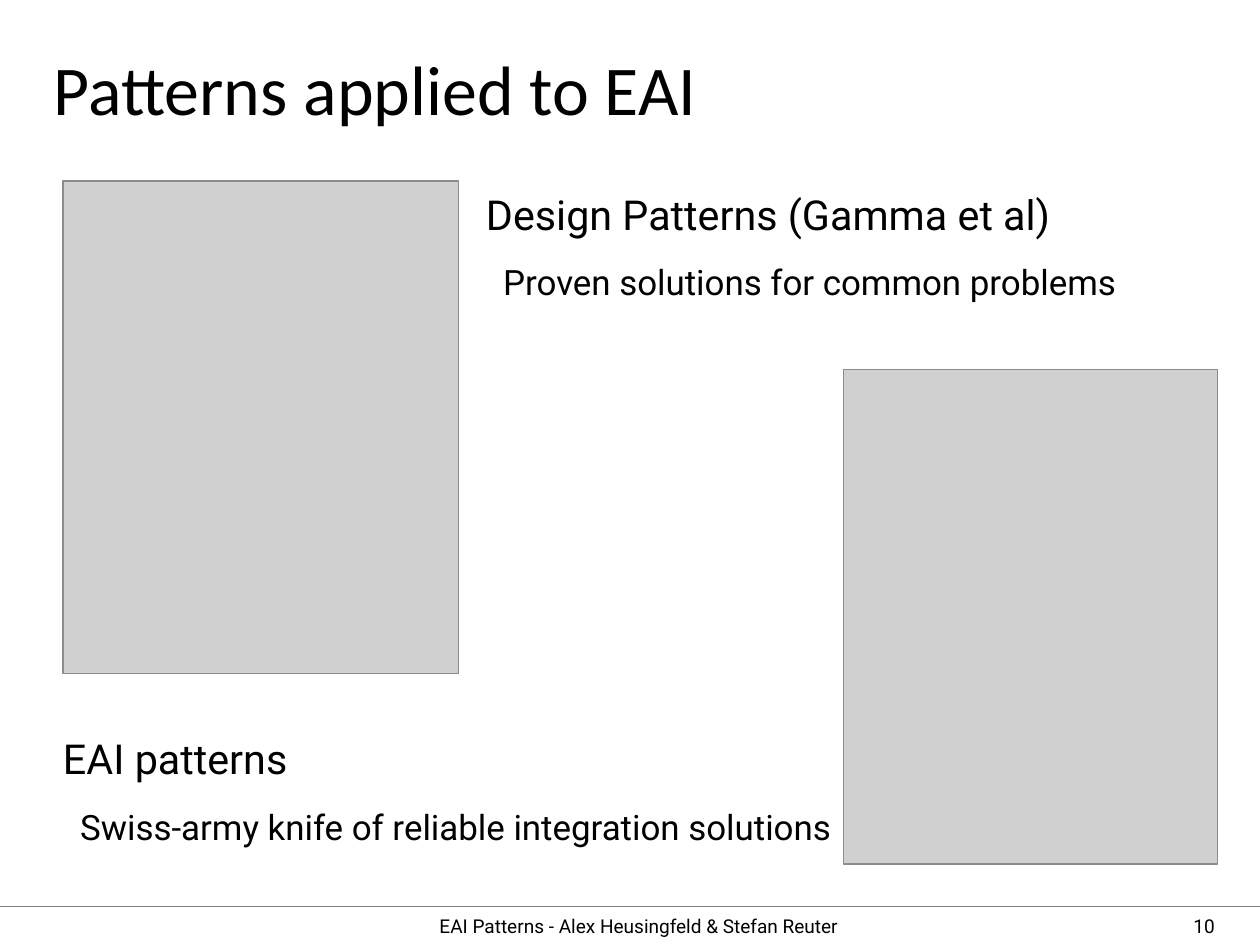
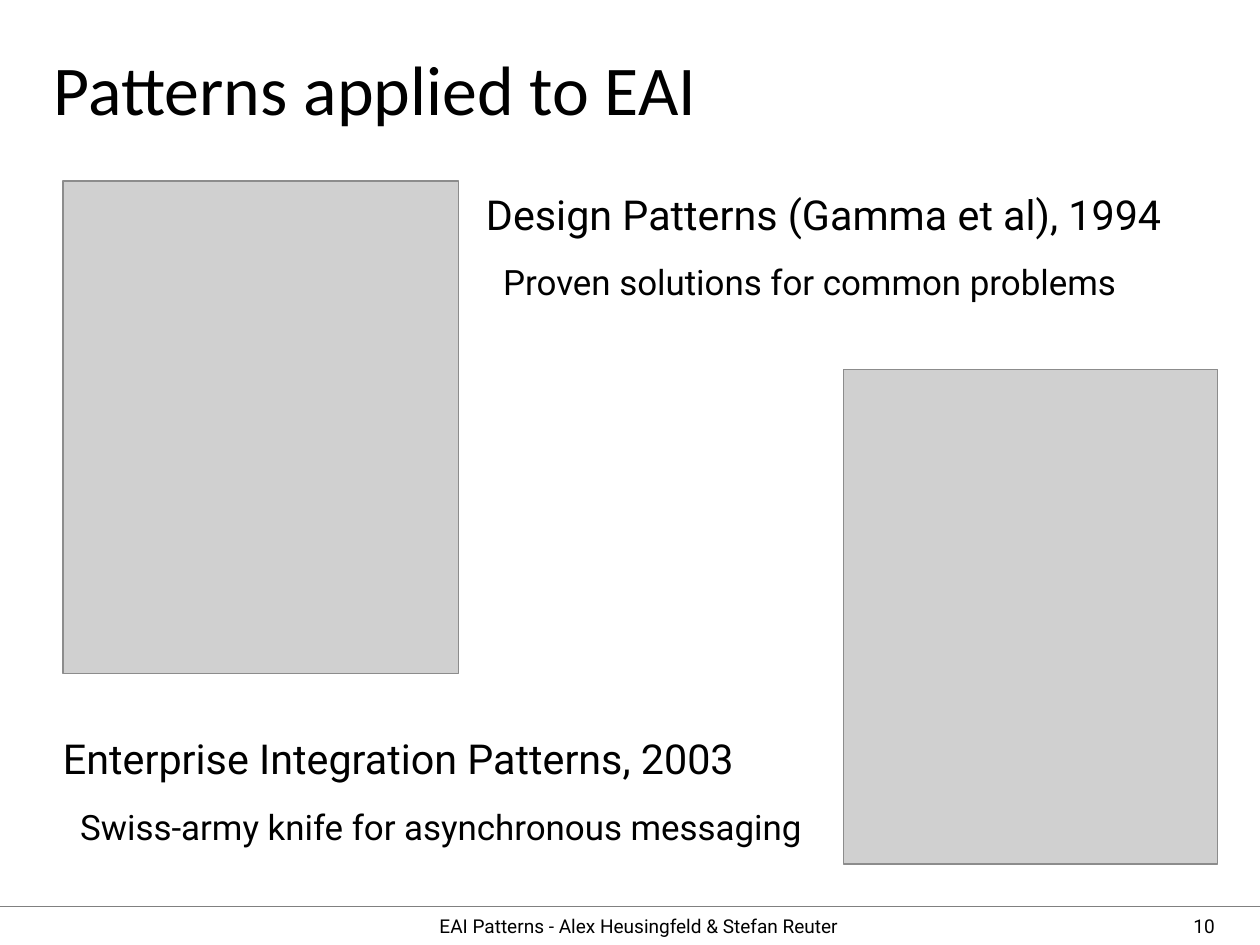
Before and after one commit to aheusingfeld/javaone2012, a slide deck: slide 10 of slides/eai-slides.odp. Drawn at 1260x945 pixels with LibreOffice and Linux fonts; fonts in the diff are those of the drawing; grey boxes stand for pictures. Boxes give left, top, right and bottom in pixels: in the first picture for what was removed or moved away, otherwise in the second. Text is boxed around its words. In the diff, an @@ line names an element or a change of style, - is before the commit and + after.

```diff
--- a/slides/eai-slides.odp
+++ b/slides/eai-slides.odp
@@ text at bbox=[486, 197, 1161, 240]: text changed @@
-Design Patterns (Gamma et al)
+Design Patterns (Gamma et al), 1994
@@ text at bbox=[63, 744, 802, 848]: text changed @@
-EAI patterns
-Swiss-army knife of reliable integration solutions
+Enterprise Integration Patterns, 2003
+Swiss-army knife for asynchronous messaging
```
Also in this commit, not shown: 6 other slides changed, 1 other file.
